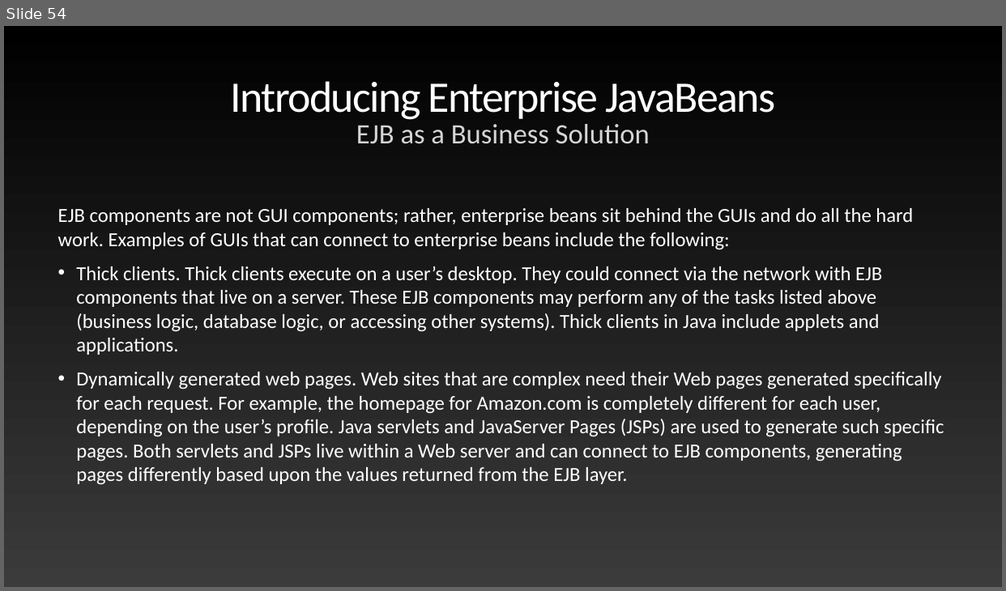
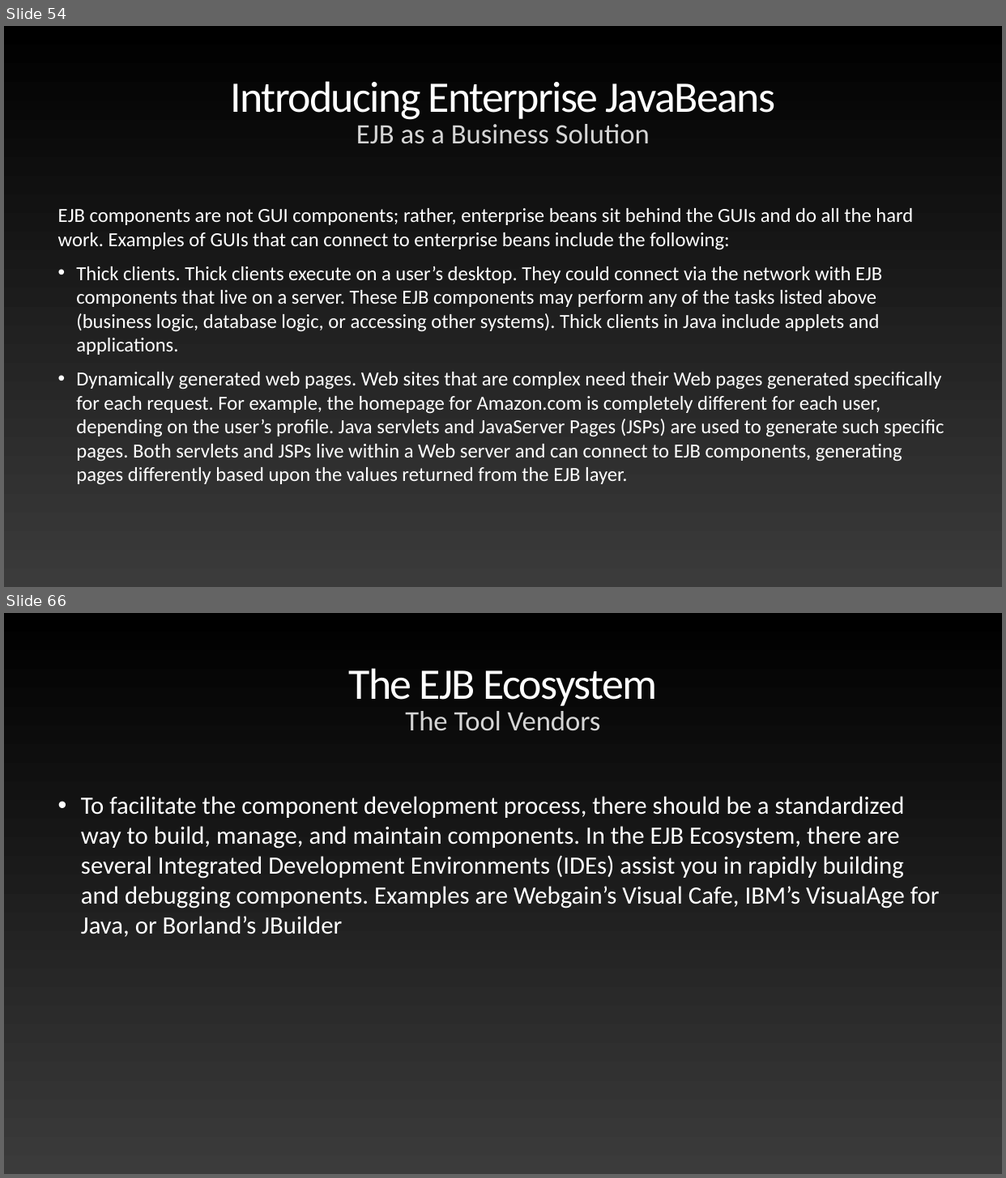
Before and after one commit to anmolrajaroraa/AdvJavaNov2020, a slide deck: Mastering Enterprise JavaBeans.pptx. Shown one above the other, each under a label of ours: slide 54 before the commit, slides 54 and 66 after it; the slides between them are not shown. The pictures are 1006x591 and 1006x1178 pixels, drawn with LibreOffice and Linux fonts; fonts in the diff are those of the drawing. Boxes give left, top, right and bottom in pixels: in the first picture for what was removed or moved away, otherwise in the second. Text is boxed around its words. In the diff, an @@ line names an element or a change of style, - is before the commit and + after.

```diff
--- a/Mastering Enterprise JavaBeans.pptx
+++ b/Mastering Enterprise JavaBeans.pptx
@@ slide 66 added at [4, 613, 1002, 1174], background gradient #000000 to #3B3B3B @@
@@ title added at [349, 668, 657, 706], 84 pt, text gradient #FFFFFF to #929292 @@
+The EJB Ecosystem
@@ text added at [405, 711, 601, 731], 54 pt, text #D5D5D5 @@
+The Tool Vendors
@@ text added at [81, 796, 940, 937], 48 pt, text #FFFFFF @@
+• To facilitate the component development process, there should be a standardized way to build, manage, and maintain components. In the EJB Ecosystem, there are several Integrated Development Environments (IDEs) assist you in rapidly building and debugging components. Examples are Webgain’s Visual Cafe, IBM’s VisualAge for Java, or Borland’s JBuilder
```
Also in this commit, not shown: 87 other slides added.
